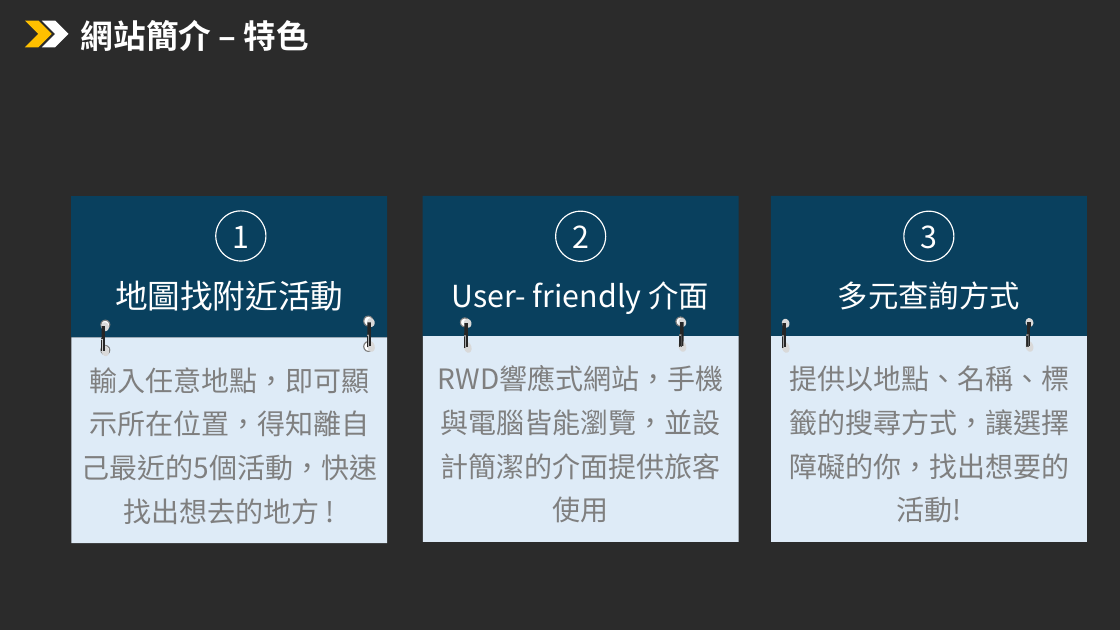
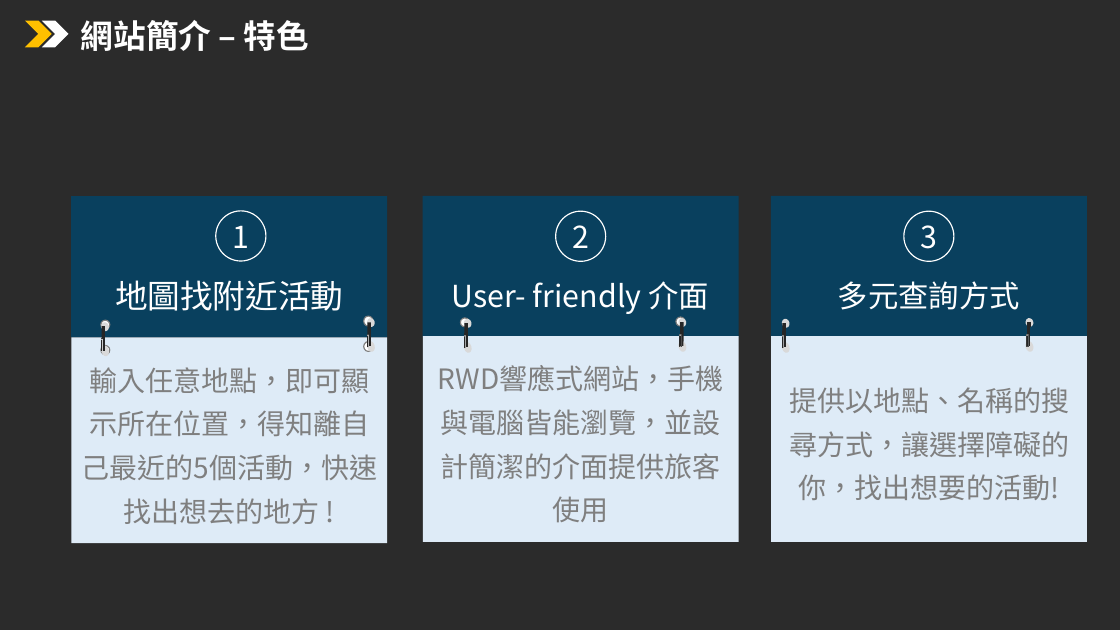
Before and after one commit to shanlee870502/TravelerAdviser, a slide deck: slide 5 of static/TravelerAdviser.pptx (slide 6 before the commit). Drawn at 1120x630 pixels with LibreOffice and Linux fonts; fonts in the diff are those of the drawing; background and template pictures are left out; a plain dark background stands for a picture behind light text. Boxes give left, top, right and bottom in pixels: in the first picture for what was removed or moved away, otherwise in the second. Text is boxed around its words. In the diff, an @@ line names an element or a change of style, - is before the commit and + after.

```diff
--- a/static/TravelerAdviser.pptx
+++ b/static/TravelerAdviser.pptx
@@ text in rectangle at bbox=[789, 387, 1069, 500]: text changed @@
-提供以地點、名稱、標籤的搜尋方式，讓選擇障礙的你，找出想要的活動!
+提供以地點、名稱的搜尋方式，讓選擇障礙的你，找出想要的活動!
```
Also in this commit, not shown: 2 other slides changed, 6 other files.
